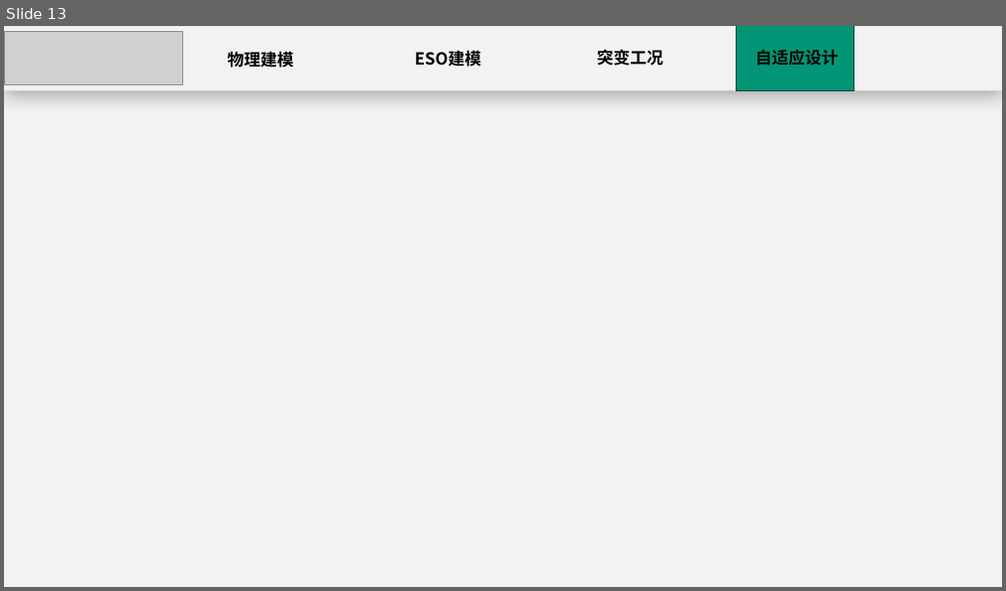
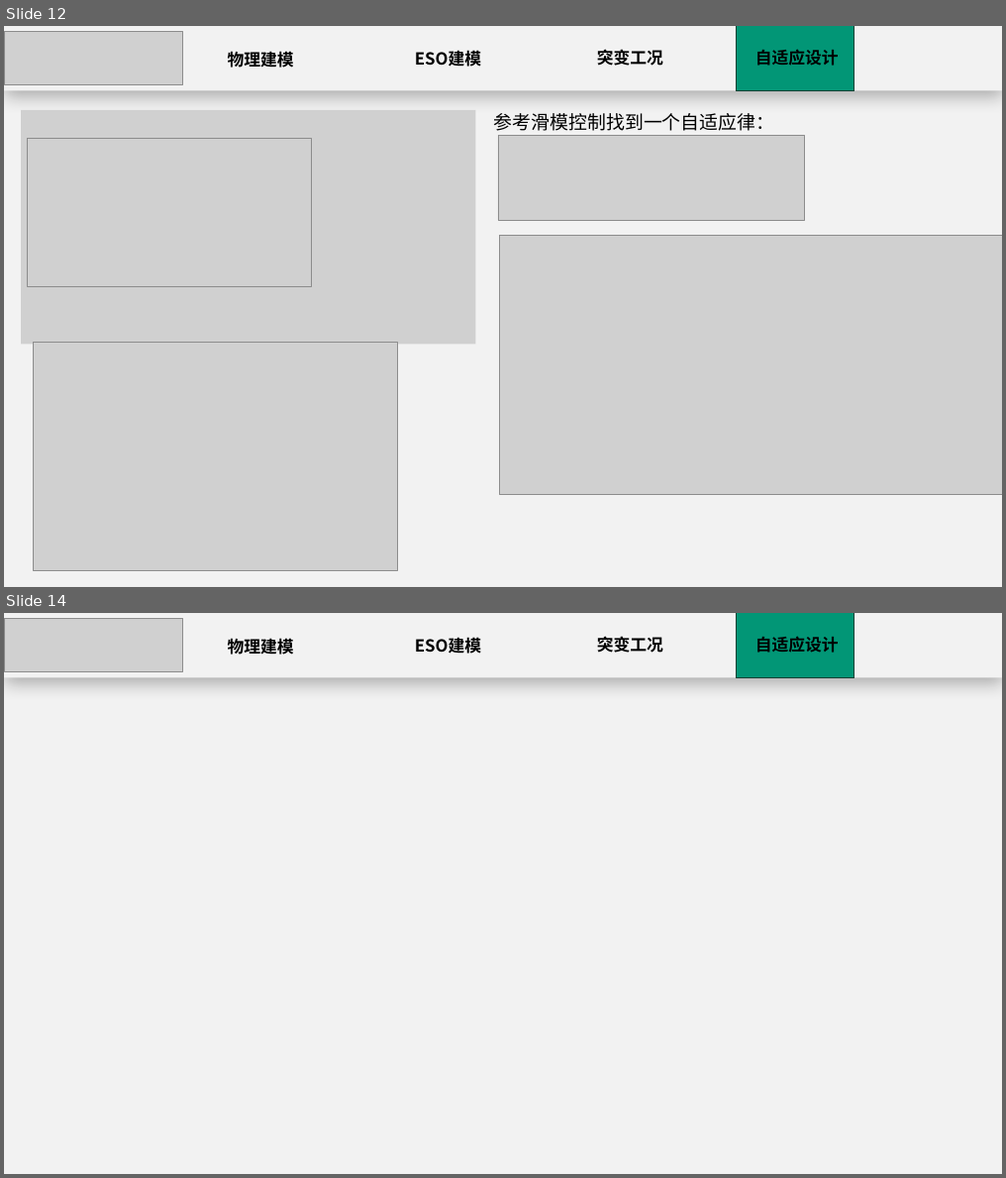
Before and after one commit to starfruitsz/RCESO, a slide deck: 2026.10--2_b0combined.pptx. Shown one above the other, each under a label of ours: slide 13 before the commit, slides 12 and 14 after it; the slides between them are not shown. The pictures are 1006x591 and 1006x1178 pixels, drawn with LibreOffice and Linux fonts; fonts in the diff are those of the drawing; grey boxes stand for pictures; background and template pictures are left out. Boxes give left, top, right and bottom in pixels: in the first picture for what was removed or moved away, otherwise in the second. Text is boxed around its words. In the diff, an @@ line names an element or a change of style, - is before the commit and + after.

```diff
--- a/2026.10--2_b0combined.pptx
+++ b/2026.10--2_b0combined.pptx
@@ slide 12 added at box(4, 26, 1002, 587), background gradient #014723; not listed: 1 template element that a slide beside it also shows @@
@@ rectangle added at box(4, 26, 1002, 91), fill #F2F2F2 @@
@@ picture added at box(4, 32, 183, 84) @@
@@ text added at box(228, 49, 294, 71), 16 pt, text #000000, bold @@
+物理建模
@@ text added at box(415, 50, 481, 67), 16 pt, text #000000, bold @@
+ESO建模
@@ text added at box(597, 49, 663, 66), 16 pt, text #000000, bold @@
+突变工况
@@ rectangle added at box(737, 26, 854, 91), fill #029676, outline #014234 1 pt @@
@@ text added at box(755, 49, 839, 66), 16 pt, text #000000, bold @@
+自适应设计
@@ picture added at box(21, 110, 476, 344) @@
@@ text added at box(494, 113, 774, 131), 18 pt, text #000000 @@
+参考滑模控制找到一个自适应律：
@@ picture added at box(27, 138, 312, 287) @@
@@ picture added at box(498, 135, 805, 221) @@
@@ picture added at box(500, 236, 1002, 495) @@
@@ picture added at box(33, 342, 397, 571) @@
@@ what was slide 13 is now slide 14 @@
```
Also in this commit, not shown: 1 slide changed, 1 other slide added.
